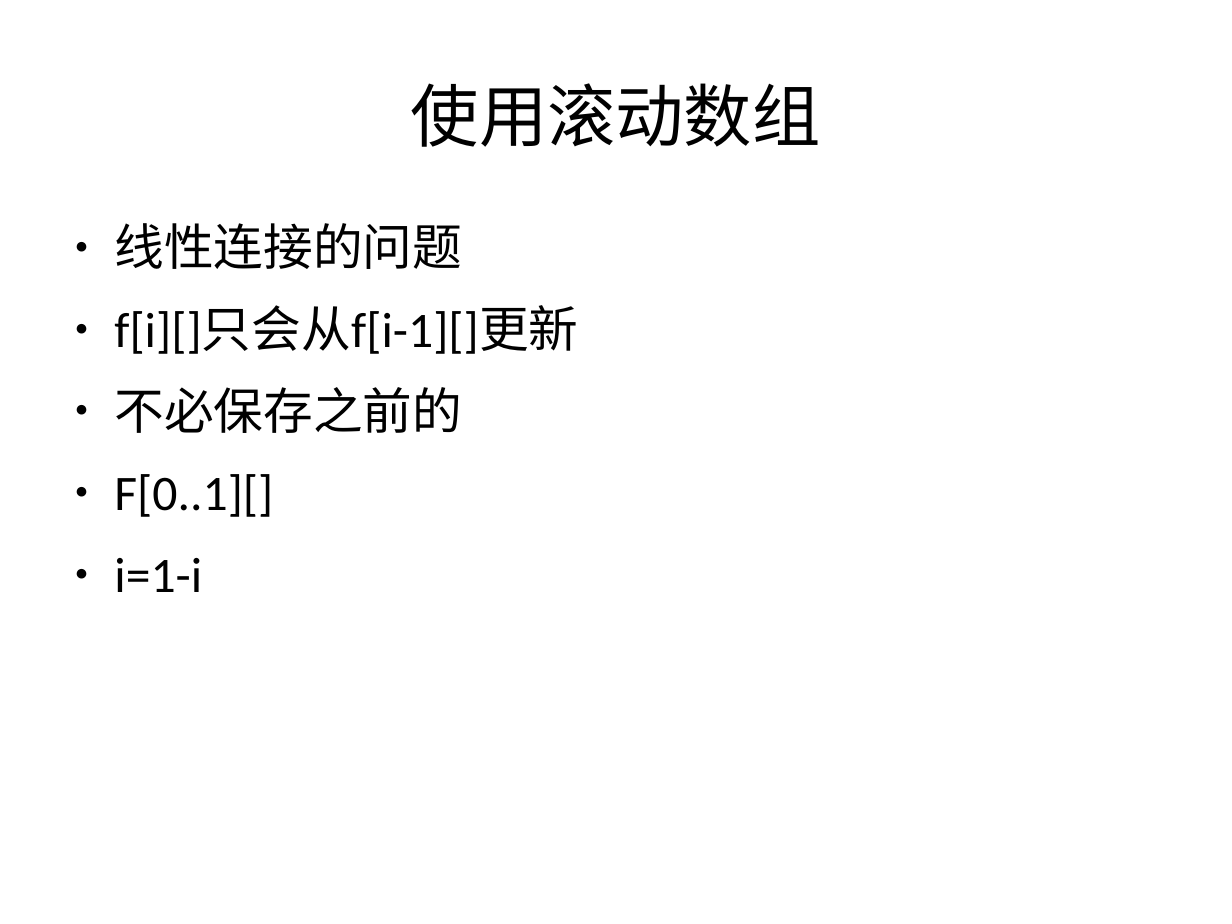
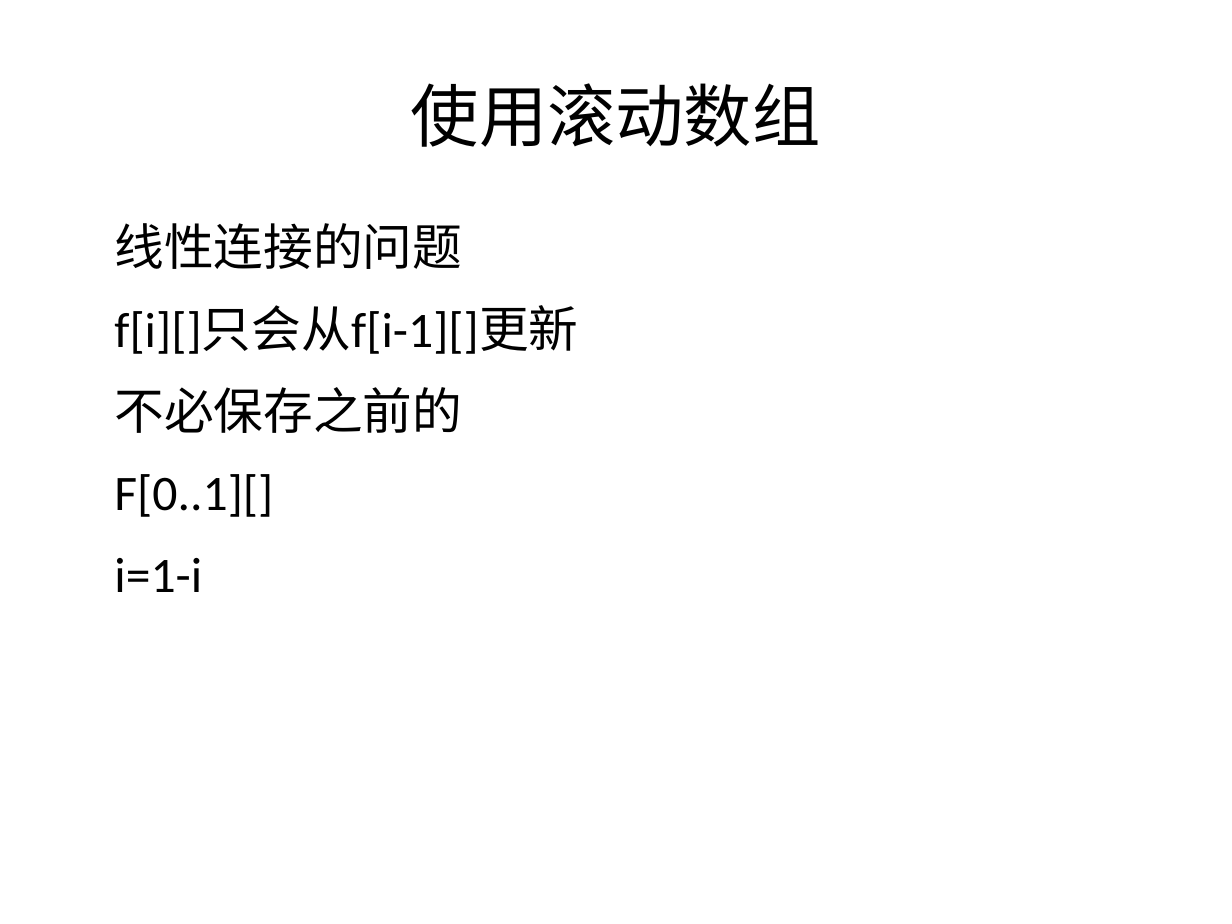
Before and after one commit to mfs6174/mfs6174-ACM, a slide deck: slide 6 of dpppt2.odp. Drawn at 1232x924 pixels with LibreOffice and Linux fonts; fonts in the diff are those of the drawing; background and template pictures are left out. Boxes give left, top, right and bottom in pixels: in the first picture for what was removed or moved away, otherwise in the second. Text is boxed around its words. In the diff, an @@ line names an element or a change of style, - is before the commit and + after.

```diff
--- a/dpppt2.odp
+++ b/dpppt2.odp
@@ text "线性连接的问题" at [114, 223, 578, 592]: bullet colour #000000 to #FFFFFF @@
```
Also in this commit, not shown: 17 other slides changed.
